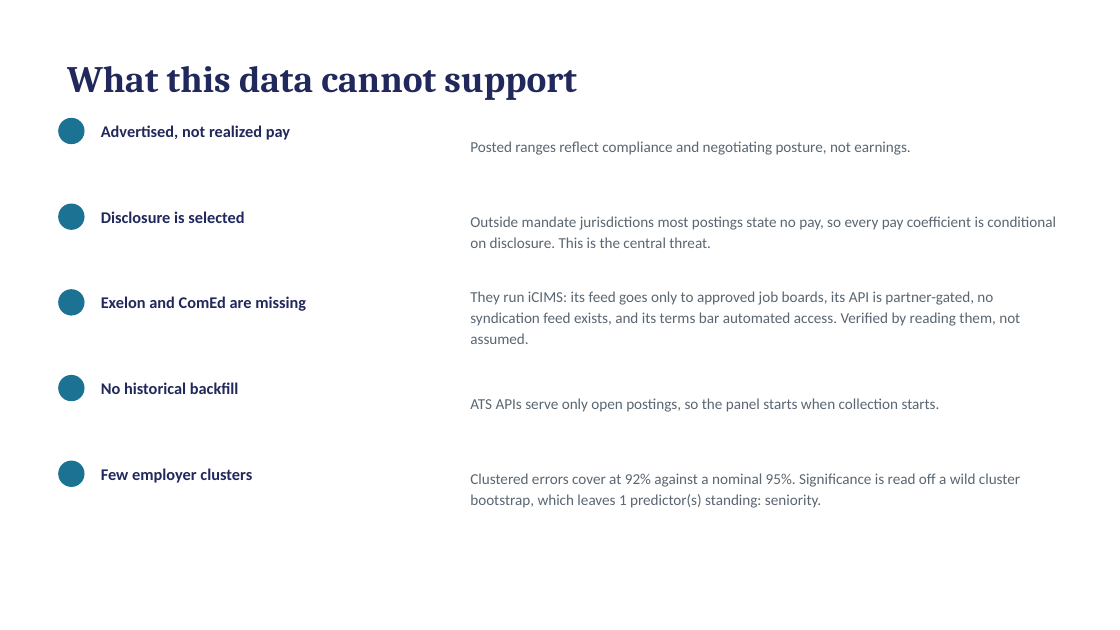
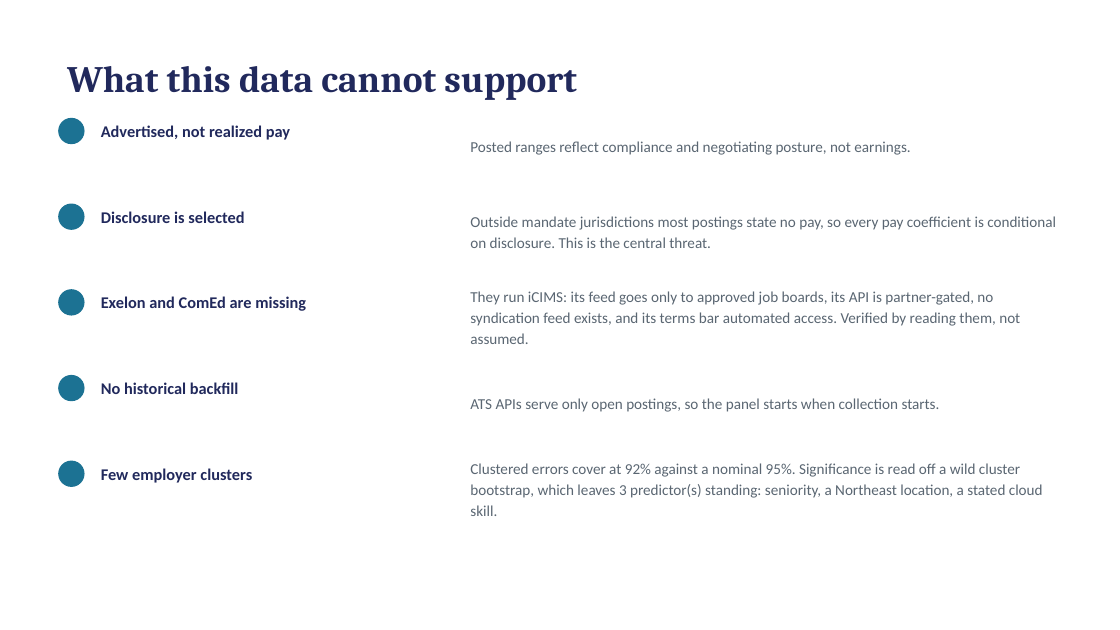
Before and after one commit to hendeal-cyber/Modern-Labor-Market-Data-Submission, a slide deck: slide 7 of paper/presentation.pptx. Drawn at 1120x630 pixels with LibreOffice and Linux fonts; fonts in the diff are those of the drawing. Boxes give left, top, right and bottom in pixels: in the first picture for what was removed or moved away, otherwise in the second. Text is boxed around its words. In the diff, an @@ line names an element or a change of style, - is before the commit and + after.

```diff
--- a/paper/presentation.pptx
+++ b/paper/presentation.pptx
@@ text at [470,463,1043,516]: text changed @@
-Clustered errors cover at 92% against a nominal 95%. Significance is read off a wild cluster bootstrap, which leaves 1 predictor(s) standing: seniority.
+Clustered errors cover at 92% against a nominal 95%. Significance is read off a wild cluster bootstrap, which leaves 3 predictor(s) standing: seniority, a Northeast location, a stated cloud skill.
```
Also in this commit, not shown: 3 other slides changed, 13 other files.
